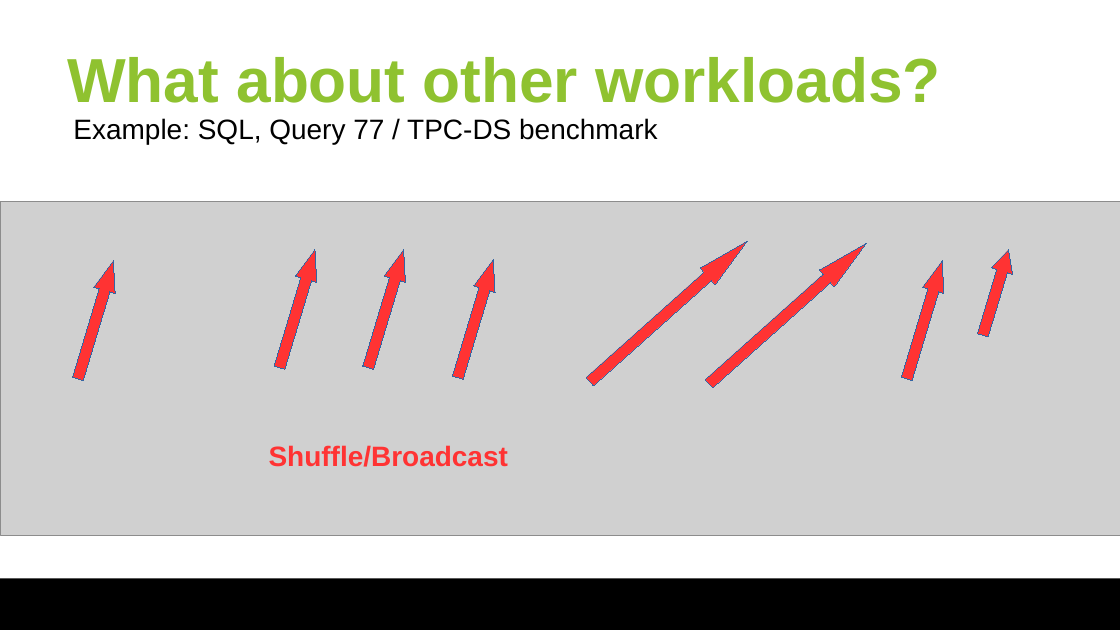
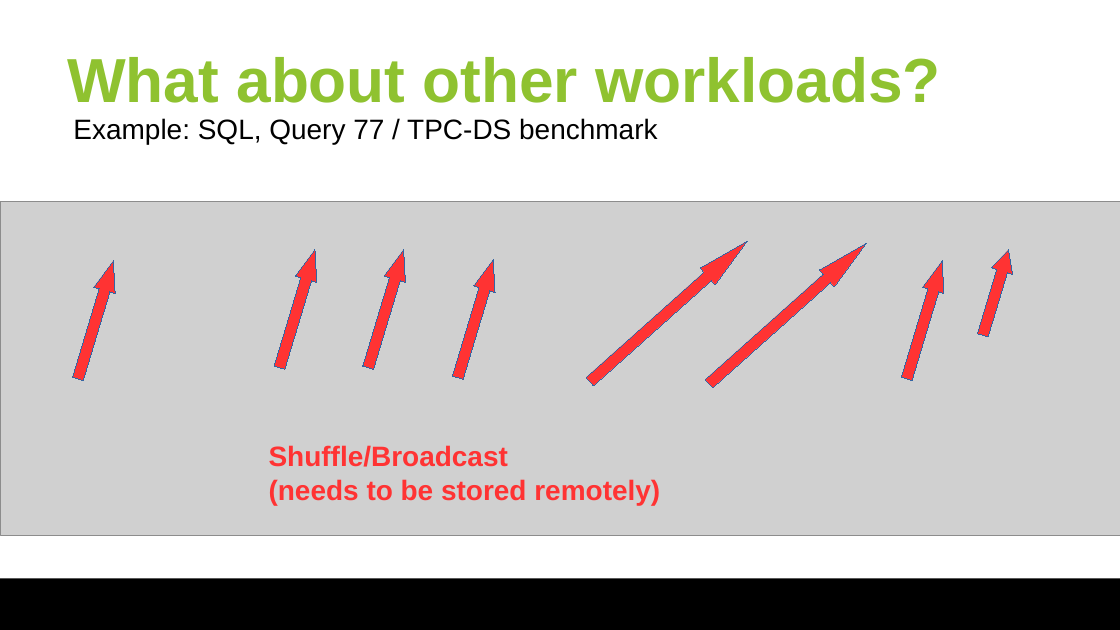
Before and after one commit to huangyibo/spark-summit-18, a slide deck: slide 10 of slides/spark-summit-18.odp. Drawn at 1120x630 pixels with LibreOffice and Linux fonts; fonts in the diff are those of the drawing; grey boxes stand for pictures; background and template pictures are left out. Boxes give left, top, right and bottom in pixels: in the first picture for what was removed or moved away, otherwise in the second. Text is boxed around its words. In the diff, an @@ line names an element or a change of style, - is before the commit and + after.

```diff
--- a/slides/spark-summit-18.odp
+++ b/slides/spark-summit-18.odp
@@ text at (x1=269, y1=479, x2=660, y2=505): paragraph added @@
+(needs to be stored remotely)
```
Also in this commit, not shown: 3 other slides changed, 5 slides added, 1 slide removed.
